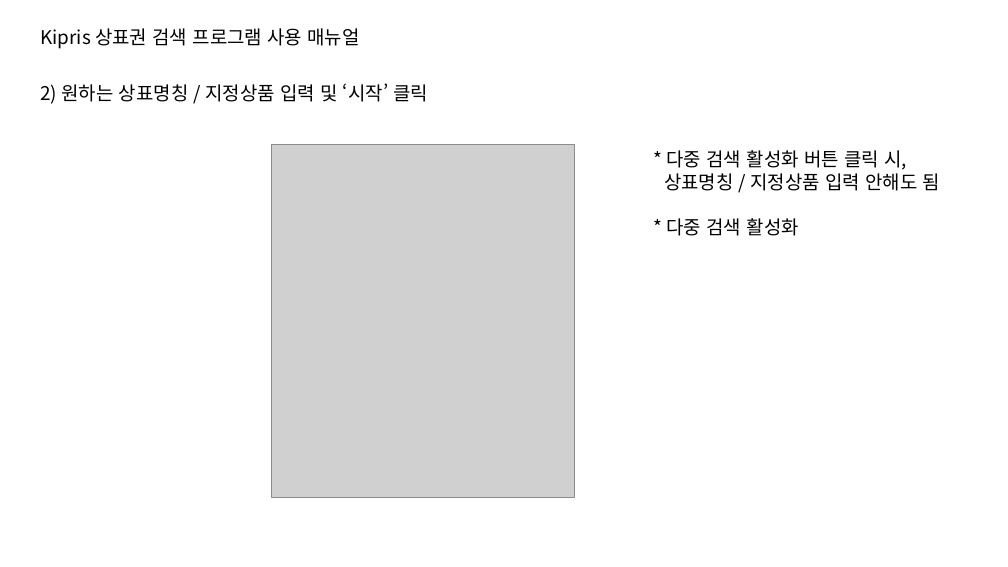
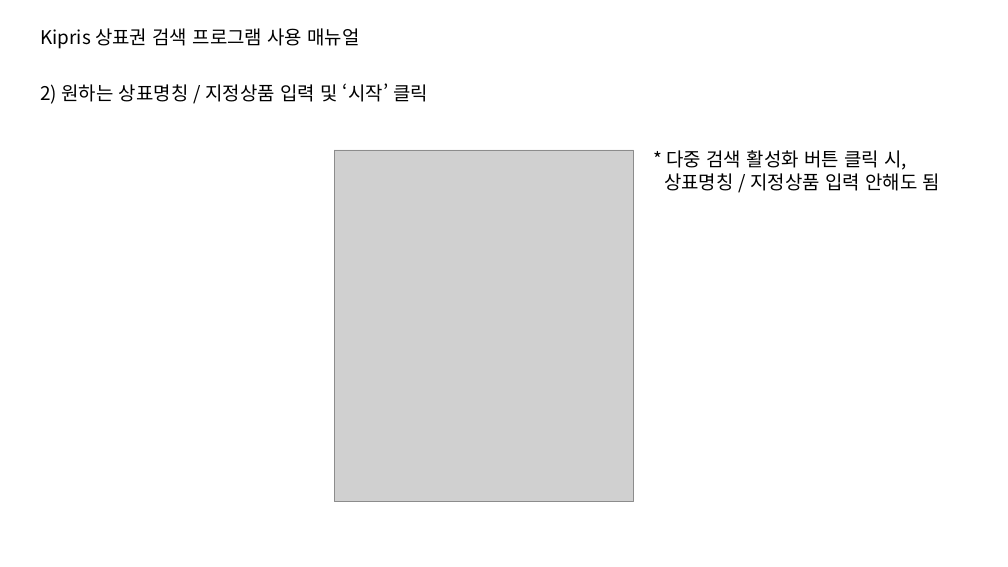
Before and after one commit to TomLee9903/TomLee9903, a slide deck: slide 5 of ScratchingKipris/사용매뉴얼.pptx. Drawn at 1008x567 pixels with LibreOffice and Linux fonts; fonts in the diff are those of the drawing; grey boxes stand for pictures. Boxes give left, top, right and bottom in pixels: in the first picture for what was removed or moved away, otherwise in the second. Text is boxed around its words. In the diff, an @@ line names an element or a change of style, - is before the commit and + after.

Commit message:
[ScratchingKipris] ScratchingKipris.py 업데이트
 1) 상품명 분석 기능 추가
 2) 네이버 API 활용해서 지정상품명 받아오도록 코드 업데이트
 3) 상품명 분석 결과 연동하여 상표명 검색되도록 업데이트

```diff
--- a/ScratchingKipris/사용매뉴얼.pptx
+++ b/ScratchingKipris/사용매뉴얼.pptx
@@ picture moved from (x1=271, y1=144, x2=574, y2=498) to (x1=334, y1=150, x2=634, y2=501) @@
@@ text at (x1=664, y1=173, x2=940, y2=191): text changed @@
-상표명칭 / 지정상품 입력 안해도 됨
-* 다중 검색 활성화
+상표명칭 / 지정상품 입력 안해도 됨
```
Also in this commit, not shown: 4 other slides changed, 4 slides added, 4 other files.
